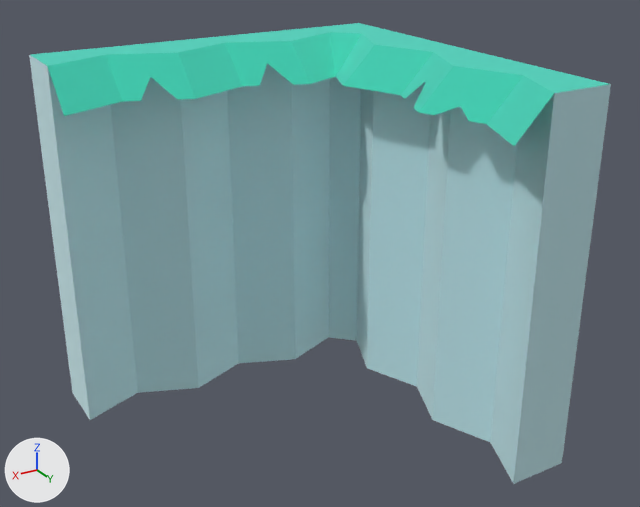
Two versions of the glTF model public/models/nf2/nature/cliff_cornerInnerTop_stone.glb, one commit apart.
One viewpoint serves both versions: a camera (50 mm lens) standing at (1.036, 1.826, 1.375) and looking at (-0.049, 0.019, 0.471). The axes (+X, +Y, +Z) are drawn at lower left. The lights are the same throughout. The first picture is the older version. Where no turn or scale is listed for an object, it has been applied to the vertices.

Names of what the first picture shows: 'cliff_cornerInnerTop_stone'.
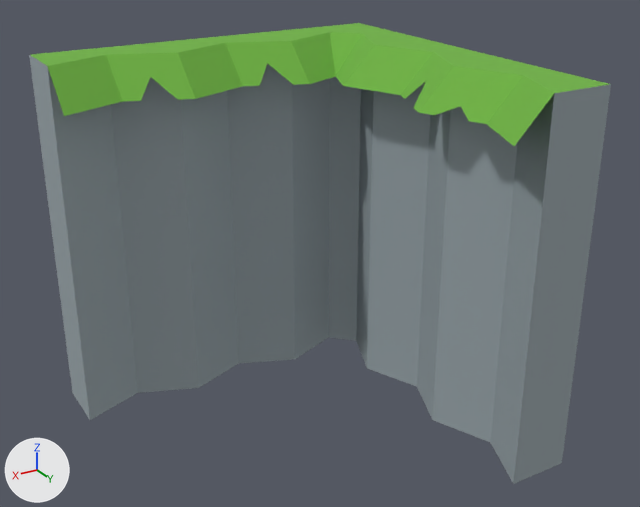
What differs and where, as boxes (x1, y1, x2, y2) in the pictures (640 x 507 px):
'cliff_cornerInnerTop_stone', recoloured, surface changed (cyan to grey)
    both: (29, 23, 611, 484)

The change, as a diff of the scene's bpy script:
```diff
--- a/public/models/nf2/nature/cliff_cornerInnerTop_stone.glb.py
+++ b/public/models/nf2/nature/cliff_cornerInnerTop_stone.glb.py
@@ mat_stone @@
 mat_stone = principled_material('stone')
-mat_stone.base_color = (0.722, 0.886, 0.91)  # pale blue #ddf2f5
-mat_stone.metallic = 1.0
+mat_stone.base_color = (0.323, 0.381, 0.407)  # grey #9aa6ab
 mat_stone.roughness = 1.0
@@ mat_grass @@
 mat_grass = principled_material('grass')
-mat_grass.base_color = (0.173, 0.847, 0.722)  # cyan #73eddd
-mat_grass.metallic = 1.0
+mat_grass.base_color = (0.159, 0.451, 0.0513)  # green #6fb340
 mat_grass.roughness = 1.0
@@ ob_tmpparent @@
-ob_tmpparent = bpy.data.objects.new('tmpParent', None)
-ob_tmpparent.location = (0.0, 0.0, 0.0)
```
